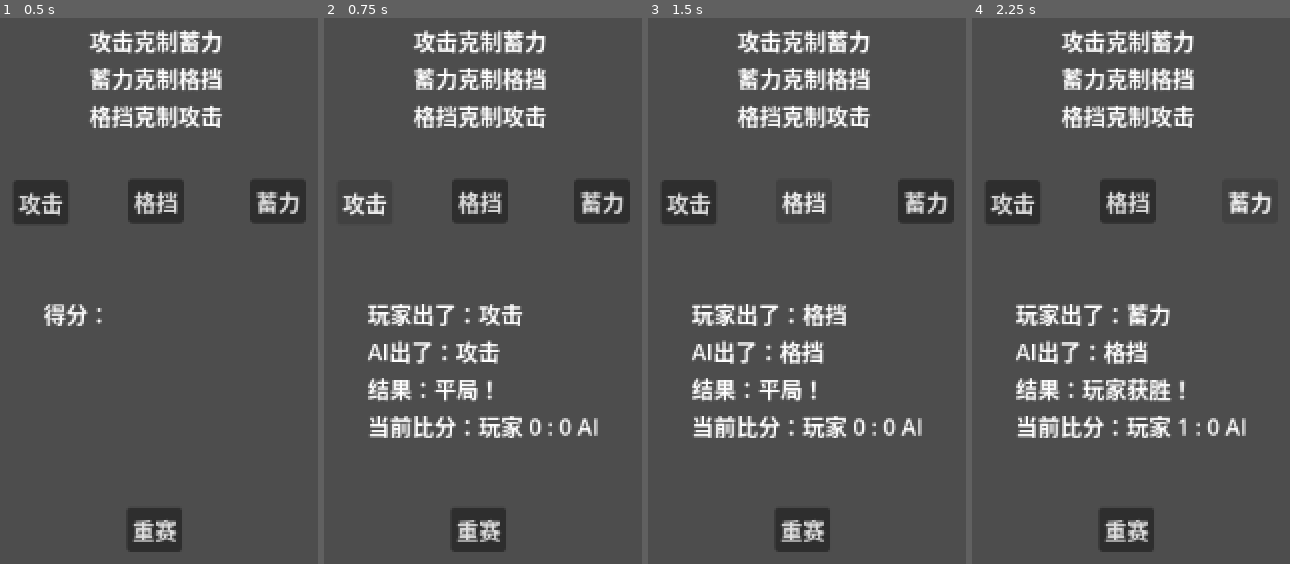
Above: before the commit, frames 1-4 (left to right).
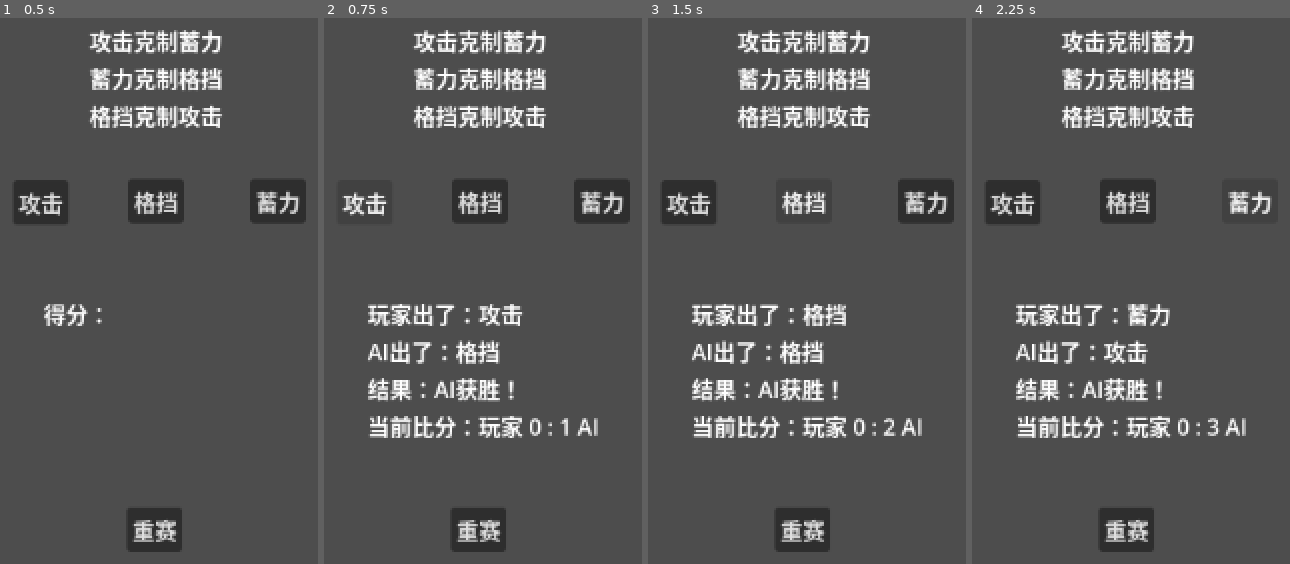
Above: after the commit, the same moments.

Repository: Xuaxie/-
Game: Godot game, scene res://game.tscn
Two runs of this game, one before a commit and one after it. Both use one fixed random seed, a clock stepped at 60 frames per second and the inputs below.
Inputs:
- Up to frame 1 (0.5 s): no input
- Up to frame 2 (0.75 s): click "攻击" at 0.5 s
- Up to frame 3 (1.5 s): click "格挡" at 1.25 s
- Up to frame 4 (2.25 s): click "蓄力" at 2 s

Frame 1 is identical in both runs. In frame 2, 1.1% of the frame differs, in the area x 34-78%, y 58-77%; in frame 3, 0.7%; in frame 4, 1.3%.

Commit message:
状态机测试全部通过，准备加入回合制

Diff:
--- a/main_game.gd
+++ b/main_game.gd
@@ -10,7 +10,198 @@
 
 # Called when the node enters the scene tree for the first time.
 func _ready() -> void:
-	pass # Replace with function body.
+	_run_automated_tests()
+
+func _run_automated_tests():
+	print("\n=== 开始 AI 状态机自动化测试 ===\n")
+
+	var test_pass = 0
+	var test_total = 0
+
+	test_total += 1
+	print("测试1: A1 随机出拳后，状态变为 A2")
+	print("期望: 初始状态 A, sub_round 1, 调用后状态 A, sub_round 2")
+	var initial_state = ai_controller.ai_state
+	var initial_sub_round = ai_controller.sub_round
+	var ai_move = ai_controller.get_ai_move(-1, "")
+	ai_controller.update_ai_state(0, ai_move, "win")
+	var final_state = ai_controller.ai_state
+	var final_sub_round = ai_controller.sub_round
+	print("实际: 初始状态=", initial_state, " sub_round=", initial_sub_round, " | 出拳=", ai_move, " | 最终状态=", final_state, " sub_round=", final_sub_round)
+	if final_state == "A" and final_sub_round == 2:
+		print("✓ 测试1 通过")
+		test_pass += 1
+	else:
+		print("✗ 测试1 失败")
+	print()
+
+	ai_controller.ai_state = "A"
+	ai_controller.sub_round = 2
+	ai_controller.stubborn_move = -1
+
+	test_total += 1
+	print("测试2: A2 克制玩家上一轮 - 玩家出0(攻击)")
+	print("期望: AI出2(格挡)")
+	ai_move = ai_controller.get_ai_move(0, "")
+	print("实际: AI出", ai_move)
+	if ai_move == 2:
+		print("✓ 测试2 通过")
+		test_pass += 1
+	else:
+		print("✗ 测试2 失败")
+	print()
+
+	test_total += 1
+	print("测试3: A2 克制玩家上一轮 - 玩家出1(蓄力)")
+	print("期望: AI出0(攻击)")
+	ai_move = ai_controller.get_ai_move(1, "")
+	print("实际: AI出", ai_move)
+	if ai_move == 0:
+		print("✓ 测试3 通过")
+		test_pass += 1
+	else:
+		print("✗ 测试3 失败")
+	print()
+
+	test_total += 1
+	print("测试4: A2 克制玩家上一轮 - 玩家出2(格挡)")
+	print("期望: AI出1(蓄力)")
+	ai_move = ai_controller.get_ai_move(2, "")
+	print("实际: AI出", ai_move)
+	if ai_move == 1:
+		print("✓ 测试4 通过")
+		test_pass += 1
+	else:
+		print("✗ 测试4 失败")
+	print()
+
+	ai_controller.ai_state = "A"
+	ai_controller.sub_round = 2
+	ai_controller.stubborn_move = -1
+
+	test_total += 1
+	print("测试5: A2 输了进 A3")
+	print("期望: 状态 A, sub_round 3")
+	ai_controller.update_ai_state(0, 1, "lose")
+	print("实际: 状态=", ai_controller.ai_state, " sub_round=", ai_controller.sub_round)
+	if ai_controller.ai_state == "A" and ai_controller.sub_round == 3:
+		print("✓ 测试5 通过")
+		test_pass += 1
+	else:
+		print("✗ 测试5 失败")
+	print()
+
+	test_total += 1
+	print("测试6: A3 模仿玩家上一轮")
+	print("期望: 玩家上一轮出1(蓄力), AI也出1(蓄力)")
+	ai_move = ai_controller.get_ai_move(1, "")
+	print("实际: AI出", ai_move)
+	if ai_move == 1:
+		print("✓ 测试6 通过")
+		test_pass += 1
+	else:
+		print("✗ 测试6 失败")
+	print()
+
+	ai_controller.ai_state = "A"
+	ai_controller.sub_round = 2
+	ai_controller.stubborn_move = -1
+
+	test_total += 1
+	print("测试7: A2 赢了跳 B2, 固执手势继承")
+	print("期望: 状态 B, sub_round 2, stubborn_move=1")
+	ai_controller.update_ai_state(0, 1, "win")
+	print("实际: 状态=", ai_controller.ai_state, " sub_round=", ai_controller.sub_round, " stubborn_move=", ai_controller.stubborn_move)
+	if ai_controller.ai_state == "B" and ai_controller.sub_round == 2 and ai_controller.stubborn_move == 1:
+		print("✓ 测试7 通过")
+		test_pass += 1
+	else:
+		print("✗ 测试7 失败")
+	print()
+
+	ai_controller.ai_state = "A"
+	ai_controller.sub_round = 2
+	ai_controller.stubborn_move = -1
+
+	test_total += 1
+	print("测试8: A2 平局跳 B2, 固执手势继承")
+	print("期望: 状态 B, sub_round 2, stubborn_move=1")
+	ai_controller.update_ai_state(1, 1, "draw")
+	print("实际: 状态=", ai_controller.ai_state, " sub_round=", ai_controller.sub_round, " stubborn_move=", ai_controller.stubborn_move)
+	if ai_controller.ai_state == "B" and ai_controller.sub_round == 2 and ai_controller.stubborn_move == 1:
+		print("✓ 测试8 通过")
+		test_pass += 1
+	else:
+		print("✗ 测试8 失败")
+	print()
+
+	ai_controller.ai_state = "A"
+	ai_controller.sub_round = 3
+	ai_controller.stubborn_move = -1
+
+	test_total += 1
+	print("测试9: A3 输了进 B1, 固执手势随机生成")
+	print("期望: 状态 B, sub_round 1, stubborn_move != -1")
+	ai_controller.update_ai_state(0, 1, "lose")
+	print("实际: 状态=", ai_controller.ai_state, " sub_round=", ai_controller.sub_round, " stubborn_move=", ai_controller.stubborn_move)
+	if ai_controller.ai_state == "B" and ai_controller.sub_round == 1 and ai_controller.stubborn_move != -1:
+		print("✓ 测试9 通过")
+		test_pass += 1
+	else:
+		print("✗ 测试9 失败")
+	print()
+
+	ai_controller.ai_state = "A"
+	ai_controller.sub_round = 3
+	ai_controller.stubborn_move = -1
+
+	test_total += 1
+	print("测试10: A3 赢了进 B2, 固执手势继承")
+	print("期望: 状态 B, sub_round 2, stubborn_move=1")
+	ai_controller.update_ai_state(0, 1, "win")
+	print("实际: 状态=", ai_controller.ai_state, " sub_round=", ai_controller.sub_round, " stubborn_move=", ai_controller.stubborn_move)
+	if ai_controller.ai_state == "B" and ai_controller.sub_round == 2 and ai_controller.stubborn_move == 1:
+		print("✓ 测试10 通过")
+		test_pass += 1
+	else:
+		print("✗ 测试10 失败")
+	print()
+
+	ai_controller.ai_state = "B"
+	ai_controller.sub_round = 2
+	ai_controller.stubborn_move = 1
+
+	test_total += 1
+	print("测试11: B2 无条件进 B3")
+	print("期望: 状态 B, sub_round 3")
+	ai_controller.update_ai_state(0, 1, "win")
+	print("实际: 状态=", ai_controller.ai_state, " sub_round=", ai_controller.sub_round)
+	if ai_controller.ai_state == "B" and ai_controller.sub_round == 3:
+		print("✓ 测试11 通过")
+		test_pass += 1
+	else:
+		print("✗ 测试11 失败")
+	print()
+
+	ai_controller.ai_state = "B"
+	ai_controller.sub_round = 3
+	ai_controller.stubborn_move = 1
+
+	test_total += 1
+	print("测试12: B3 出被固执手势克制的拳(stubborn_move=1蓄力), 跳回 A2")
+	print("期望: AI出0(攻击), 状态 A, sub_round 2")
+	ai_move = ai_controller.get_ai_move(0, "")
+	ai_controller.update_ai_state(0, ai_move, "win")
+	print("实际: AI出", ai_move, " | 状态=", ai_controller.ai_state, " sub_round=", ai_controller.sub_round)
+	if ai_move == 2 and ai_controller.ai_state == "A" and ai_controller.sub_round == 2:
+		print("✓ 测试12 通过")
+		test_pass += 1
+	else:
+		print("✗ 测试12 失败")
+	print()
+
+	print("=== 测试完成 ===")
+	print("通过: ", test_pass, "/", test_total)
 
 # 玩家按下“攻击”按钮
 func _on_attack_pressed():
@@ -61,3 +252,7 @@
 # Called every frame. 'delta' is the elapsed time since the previous frame.
 func _process(delta: float) -> void:
 	pass
+
+
+func _on_reset_pressed() -> void:
+	pass # Replace with function body.
